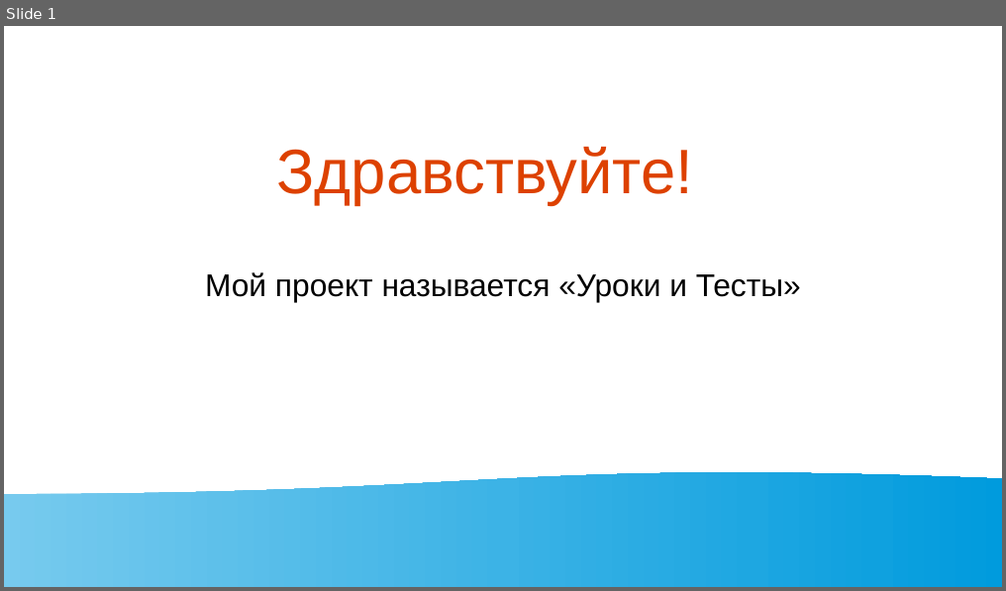
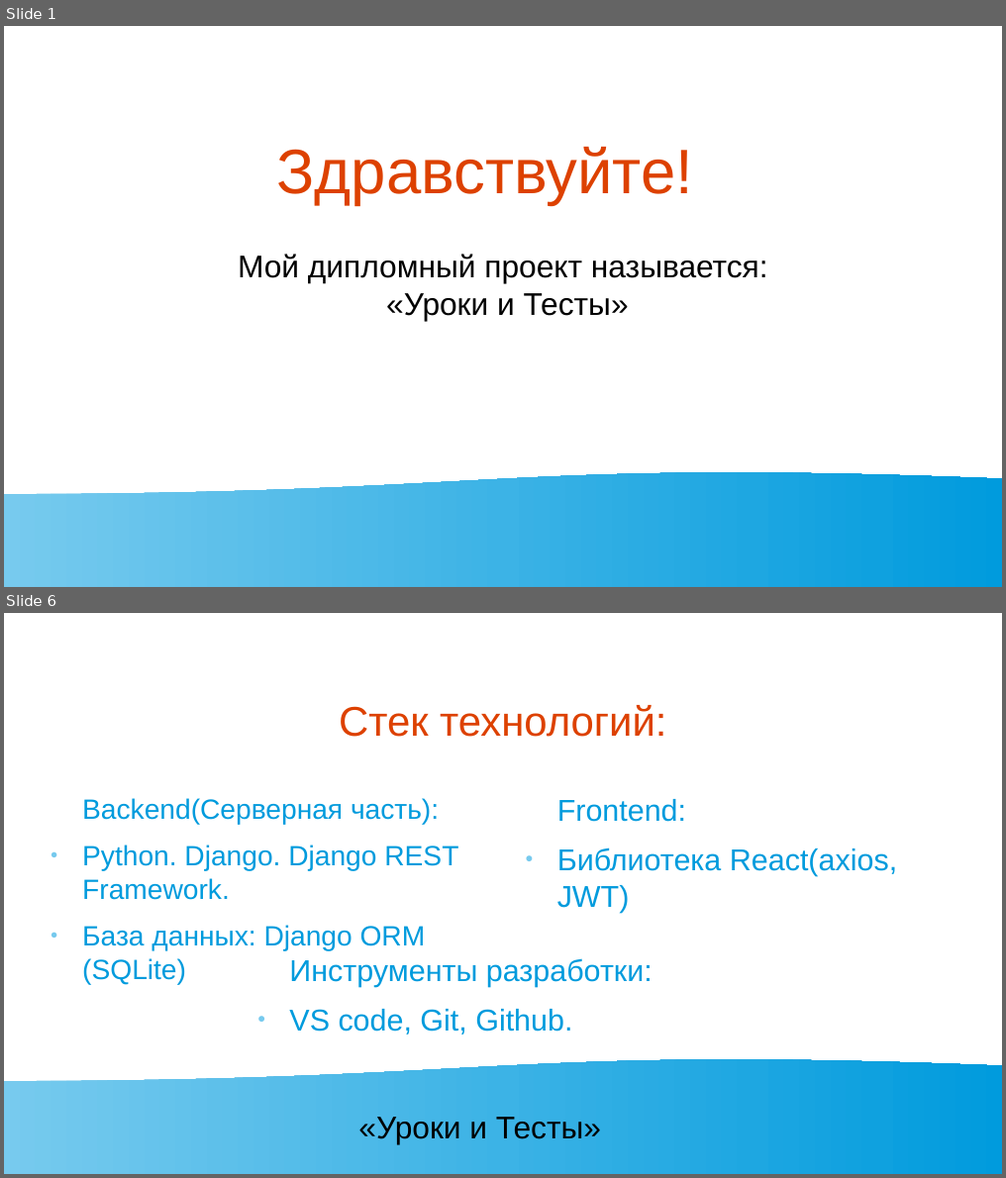
Before and after one commit to Konfermat/diploma-project, a slide deck: презентация/Презентация.odp. Shown one above the other, each under a label of ours: slide 1 before the commit, slides 1 and 6 after it; the slides between them are not shown. The pictures are 1006x591 and 1006x1178 pixels, drawn with LibreOffice and Linux fonts; fonts in the diff are those of the drawing. Boxes give left, top, right and bottom in pixels: in the first picture for what was removed or moved away, otherwise in the second. Text is boxed around its words. In the diff, an @@ line names an element or a change of style, - is before the commit and + after.

```diff
--- a/презентация/Презентация.odp
+++ b/презентация/Презентация.odp
@@ slide 6 added at box(4, 613, 1002, 1174), background #FFFFFF; not listed: 1 template element that a slide beside it also shows @@
@@ title added at box(339, 705, 666, 737), 33 pt, text #DD4100 @@
+Стек технологий:
@@ text added at box(82, 798, 458, 951), 22.2 pt, text #009BDD @@
+Backend(Серверная часть):
+● Python. Django. Django REST Framework.
+● База данных: Django ORM (SQLite)
@@ text added at box(557, 799, 897, 912), 24 pt, text #009BDD @@
+Frontend:
+● Библиотека React(axios, JWT)
@@ text added at box(289, 959, 652, 1035), 24 pt, text #009BDD @@
+Инструменты разработки:
+● VS code, Git, Github.
@@ text added at box(358, 1117, 601, 1145), 25 pt, text #000000 @@
+«Уроки и Тесты»
@@ slide 1 changed as well @@
@@ subtitle at box(238, 254, 768, 321): text changed @@
-Мой проект называется «Уроки и Тесты»
+Мой дипломный проект называется:
+«Уроки и Тесты»
```
Also in this commit, not shown: 2 other slides changed, 9 other slides added, 1 slide removed, 6 other files.
